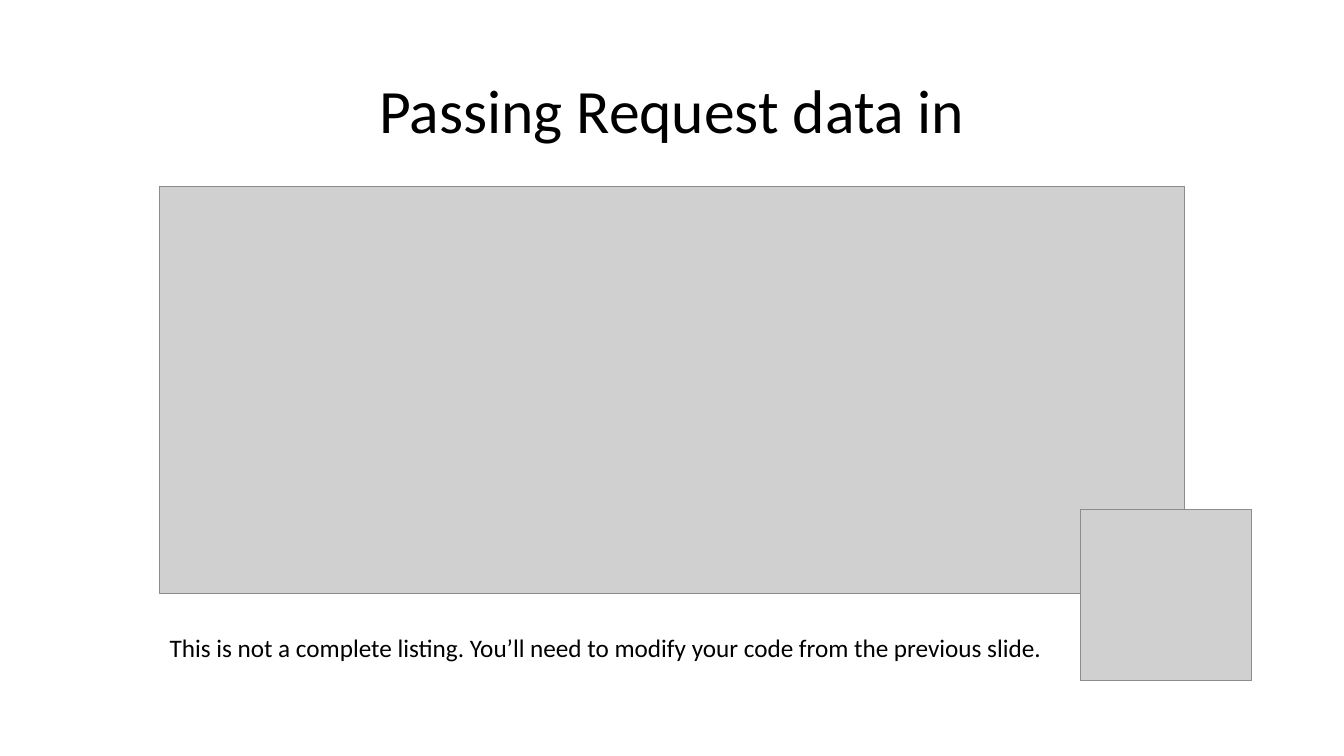
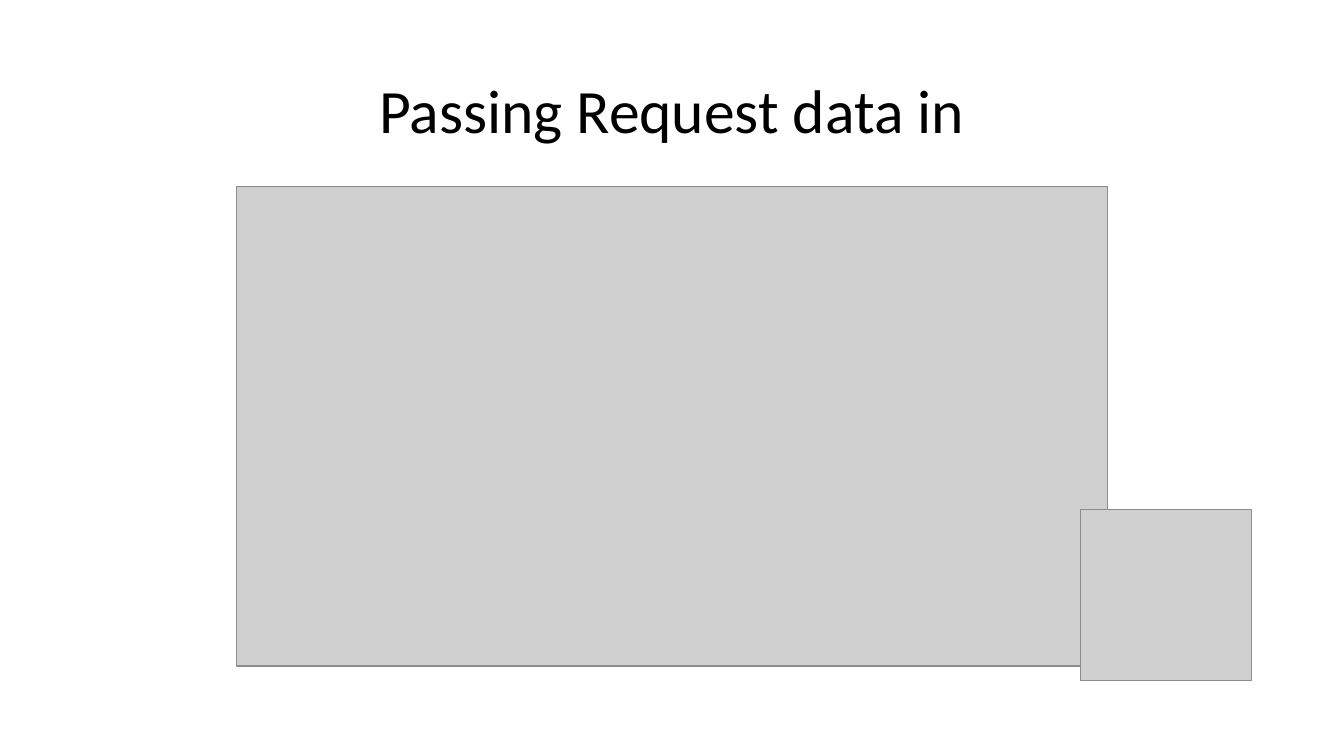
Before and after one commit to wilkotom/python_examples, a slide deck: slide 9 of Python Level 2/Lesson 6/Session 6.pptx. Drawn at 1344x756 pixels with LibreOffice and Linux fonts; fonts in the diff are those of the drawing; grey boxes stand for pictures. Boxes give left, top, right and bottom in pixels: in the first picture for what was removed or moved away, otherwise in the second. Text is boxed around its words. In the diff, an @@ line names an element or a change of style, - is before the commit and + after.

```diff
--- a/Python Level 2/Lesson 6/Session 6.pptx
+++ b/Python Level 2/Lesson 6/Session 6.pptx
@@ picture: place and size @@
-picture at <box>159,187,1185,594</box>
+picture at <box>236,187,1108,666</box>
@@ text removed at <box>170,639,1040,662</box> @@
-This is not a complete listing. You’ll need to modify your code from the previous slide.
```
Also in this commit, not shown: 4 other slides changed.
